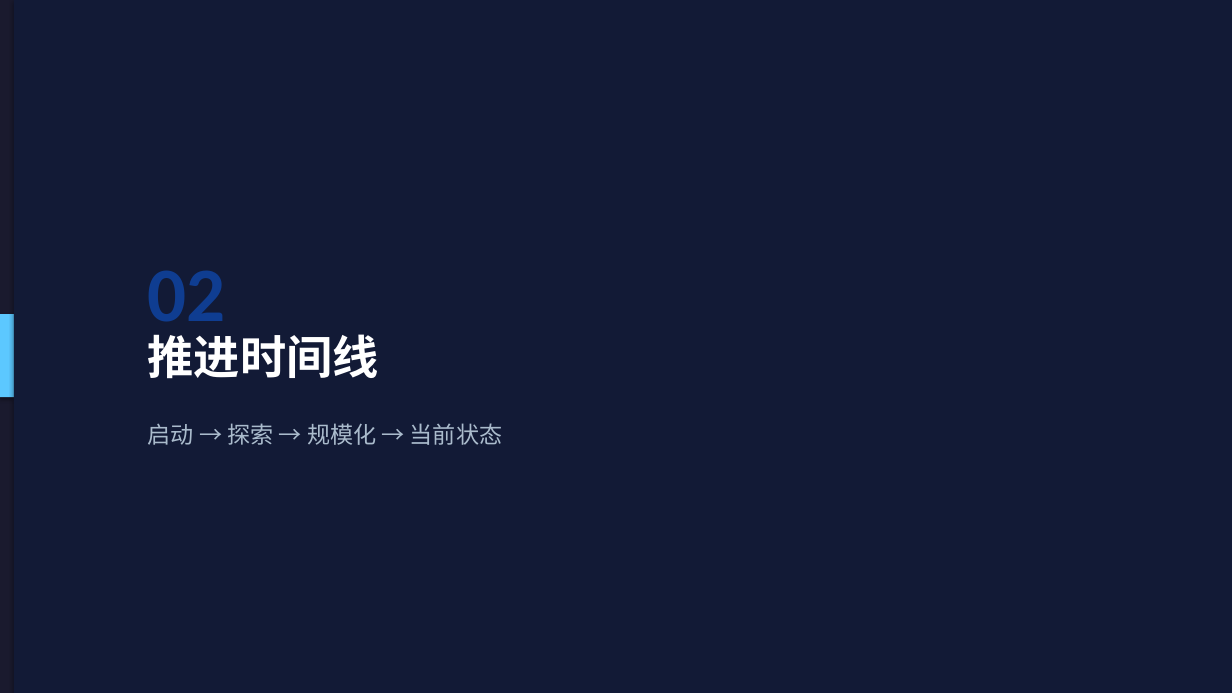
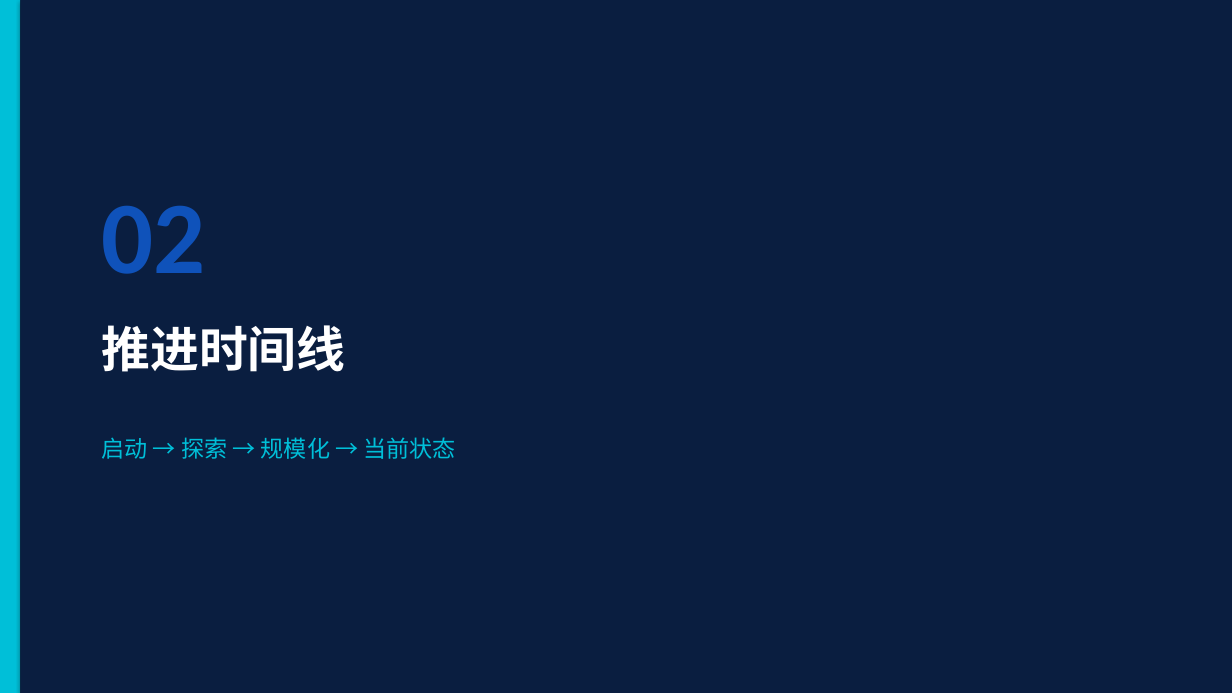
Before and after one commit to wyq0721/docs, a slide deck: slide 7 of ppt/AI项目推进汇报.pptx. Drawn at 1232x693 pixels with LibreOffice and Linux fonts; fonts in the diff are those of the drawing. Boxes give left, top, right and bottom in pixels: in the first picture for what was removed or moved away, otherwise in the second. Text is boxed around its words. In the diff, an @@ line names an element or a change of style, - is before the commit and + after.

```diff
--- a/ppt/AI项目推进汇报.pptx
+++ b/ppt/AI项目推进汇报.pptx
@@ rectangle at box(0, 0, 1232, 693): fill #1A1A2E to #081428 @@
@@ rectangle: place and size @@
-rectangle at box(0, 314, 14, 397)
+rectangle at box(0, 0, 20, 693)
@@ rectangle at box(0, 0, 20, 693): fill #5CC8FF to #00BFD8 @@
@@ rectangle: place and size @@
-rectangle at box(14, 0, 1232, 693)
+rectangle at box(20, 0, 1232, 693)
@@ rectangle at box(20, 0, 1232, 693): fill #121A36 to #0A1E40 @@
@@ text "02": place and size @@
-text "02" at box(148, 270, 226, 339)
+text "02" at box(101, 206, 205, 274)
@@ text "02" at box(101, 206, 205, 274): size 60 to 80 pt, text colour #0F3D91 to #0F52BA @@
@@ text "推进时间线": place and size @@
-text "推进时间线" at box(148, 334, 379, 379)
+text "推进时间线" at box(101, 325, 345, 372)
@@ text "推进时间线" at box(101, 325, 345, 372): size 36 to 38 pt @@
@@ text "启动 → 探索 → 规模化 ...": place and size @@
-text "启动 → 探索 → 规模化 ..." at box(148, 423, 502, 445)
+text "启动 → 探索 → 规模化 ..." at box(101, 437, 456, 459)
@@ text "启动 → 探索 → 规模化 ..." at box(101, 437, 456, 459): text colour #AABBCC to #00BFD8 @@
```
Also in this commit, not shown: 15 other slides changed, 13 slides added, 19 slides removed.
